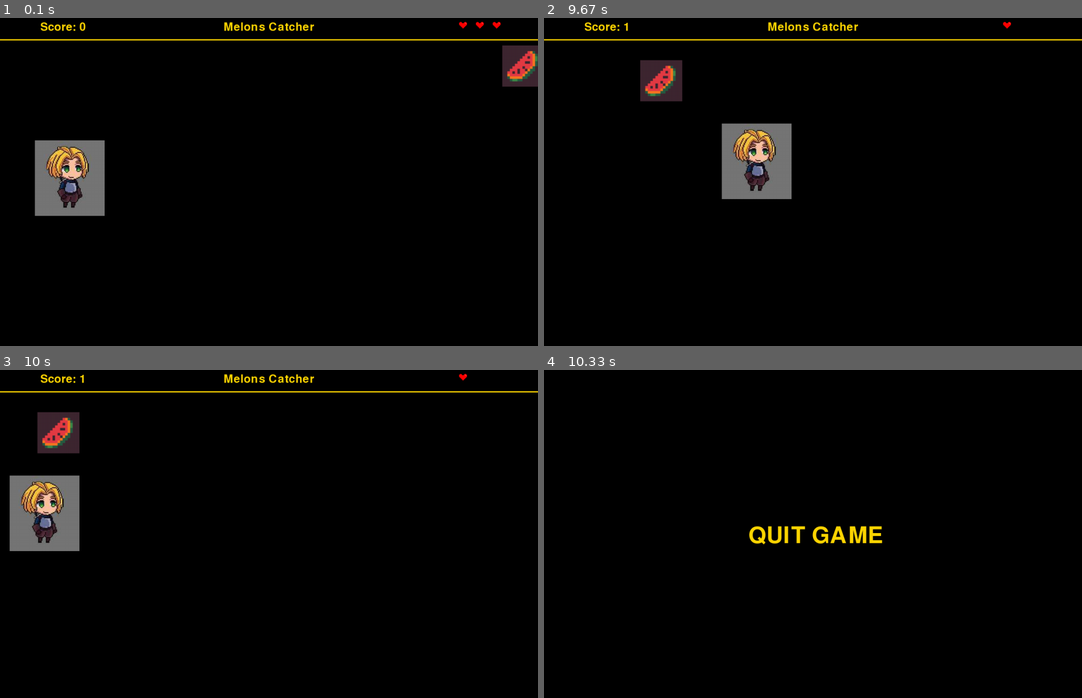
Above: before the commit, frames 1-4 (two rows, left to right).
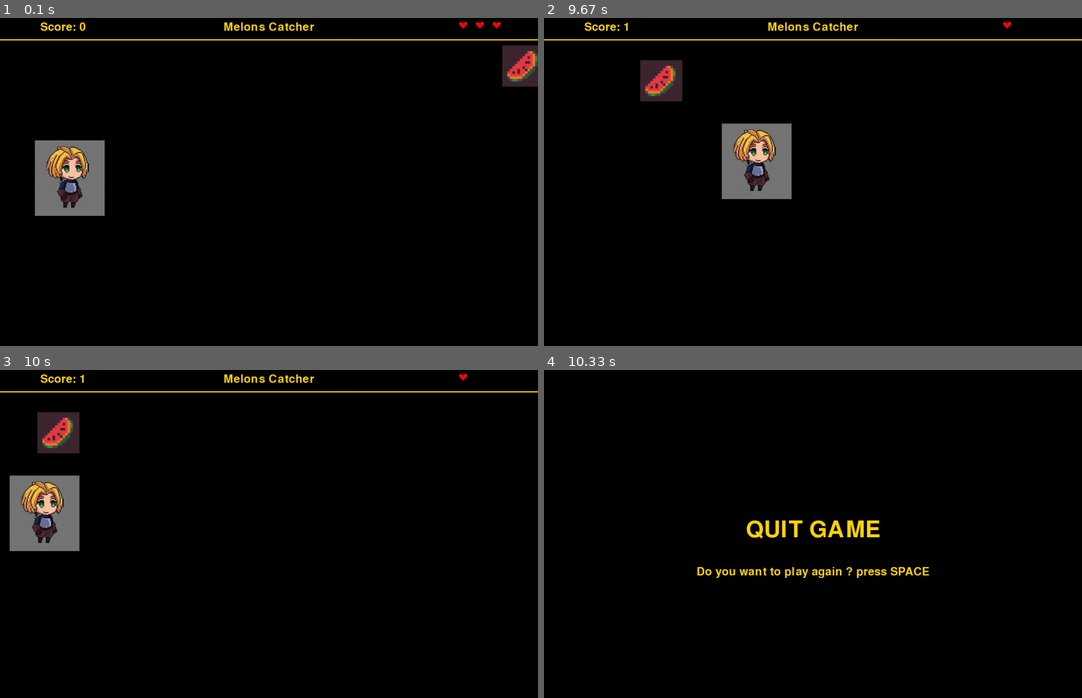
Above: after the commit, the same moments.

Repository: TomasBalbinder/Pygame---Melon--Catcher
Game: pygame game, started from game.py
Same seed, same stepped clock (60 frames per second), same inputs: the game is played once before the commit and once after it.
Inputs:
- Up to frame 1 (0.1 s): no input
- Up to frame 2 (9.67 s): hold A 0.33-0.87 s; hold S 0.9-1.2 s; hold A 1.23-1.63 s; hold W 1.67-2.03 s; hold D 2.07-2.7 s; hold S 2.73-3.1 s; hold A 3.13-3.6 s; hold D 3.63-4.1 s; hold W 4.13-4.43 s; hold A 4.97-5.5 s; hold S 5.53-5.83 s; hold W 6.3-6.67 s; hold D 6.7-7.33 s; hold S 7.37-7.73 s; hold A 7.77-8.23 s; hold D 8.27-8.73 s; hold W 8.77-9.07 s; hold D 9.1-9.57 s; hold A from 9.6 s (still down)
- Up to frame 3 (10 s): keep holding A
- Up to frame 4 (10.33 s): release A at 10.13 s

Frames 1-3 are identical in both runs. In frame 4, 1.6% of the frame differs, in the area x 28-72%, y 45-64%.

Commit message:
'fix_quit_statement

Diff:
--- a/game.py
+++ b/game.py
@@ -57,6 +57,15 @@
 punch_sound = pygame.mixer.Sound("punch.mp3")
 lost_melone_sound = pygame.mixer.Sound('lost_melone.wav')
 
+#quit_game text
+quitgame_text = quitgame_font.render(f"QUIT GAME",True, 'gold')
+quitgame_rect = quitgame_text.get_rect()
+quitgame_rect.center = (widht//2, height//2)
+
+playagin_text = load_font.render(f"Do you want to play again ? press SPACE",True, 'gold')
+playagin_rect = playagin_text.get_rect()
+playagin_rect.center = (widht//2, height//2 + 100)
+
 #score
 score = 0
 life = 3
@@ -114,19 +123,30 @@
             heart_img.set_alpha(0)
         elif life == 1:
             heart_img1.set_alpha(0)
-        else:
+        elif life == 0:
             heart_img2.set_alpha(0)
-            screen.fill((0, 0, 0))
-            quitgame_text = quitgame_font.render(f"QUIT GAME",True, 'gold')
-            quitgame_rect = score_text.get_rect()
-            quitgame_rect.center = (540, height//2)
+            screen.fill('black')
             screen.blit(quitgame_text, quitgame_rect)
+            screen.blit(playagin_text, playagin_rect)
+            pygame.mixer.music.stop()
             pygame.display.update()
-            time.sleep(4)
-            pygame.quit()
+
+            pause = True
+            while pause:
+                for event in pygame.event.get():
+                    if event.type == pygame.QUIT:
+                        pause = False
+                        loop = False
+                keys = pygame.key.get_pressed()
+                if keys[pygame.K_SPACE]:
+                    life = 3
+                    score = 0
+                    heart_img.set_alpha(255)
+                    heart_img1.set_alpha(255)
+                    heart_img2.set_alpha(255)
+                    pause = False
 
         fruit_rect.center = (widht, random.randint(70 + (fruit_size[1]//2), height - (fruit_size[1]//2)))
-
     pygame.display.update()
     clock.tick(fps)
 pygame.quit()
Binary file added: screen.PNG
